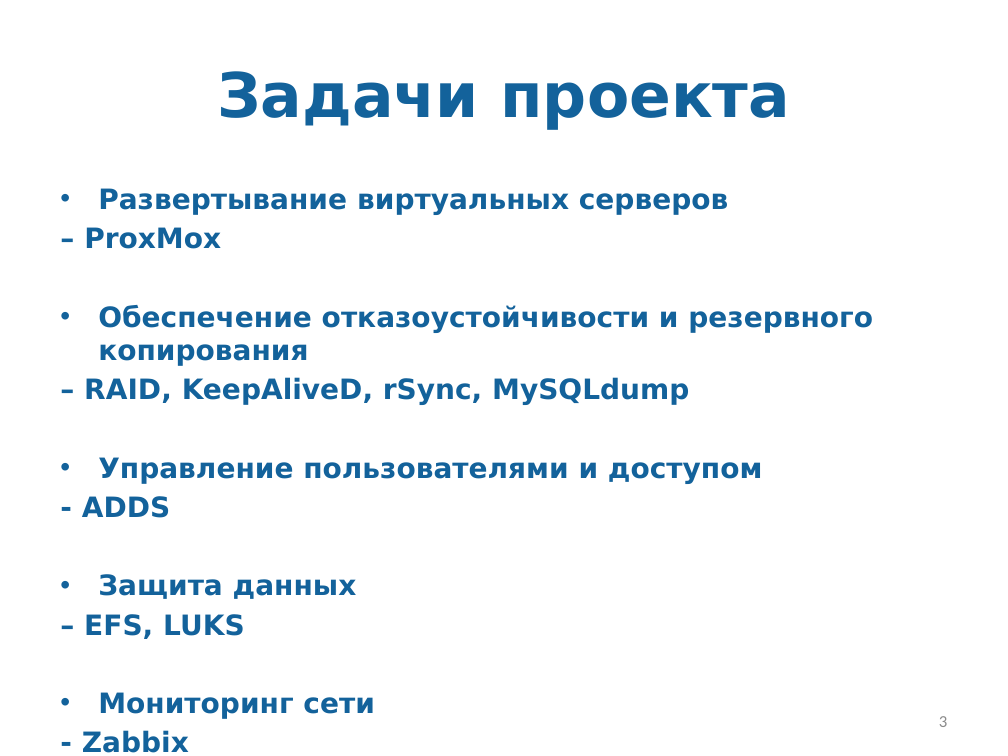
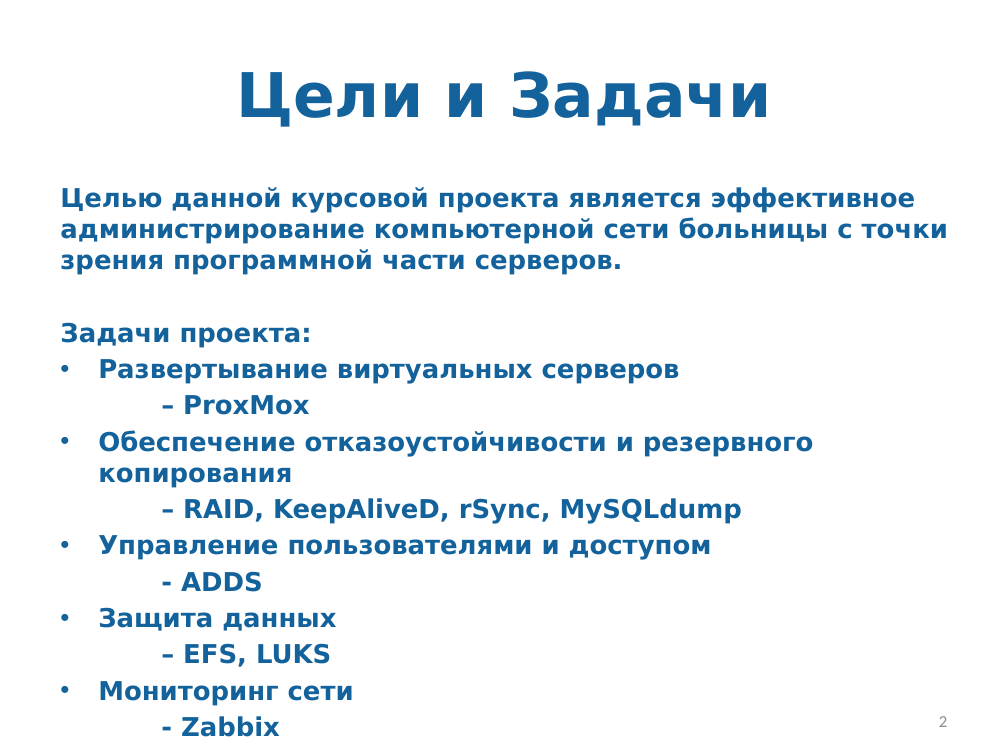
Before and after one commit to Sem5075/Course2025, a slide deck: slide 2 of Презентация.pptx (slide 3 before the commit). Drawn at 1008x756 pixels with LibreOffice and Linux fonts; fonts in the diff are those of the drawing. Boxes give left, top, right and bottom in pixels: in the first picture for what was removed or moved away, otherwise in the second. Text is boxed around its words. In the diff, an @@ line names an element or a change of style, - is before the commit and + after.

```diff
--- a/Презентация.pptx
+++ b/Презентация.pptx
@@ title at <box>236,71,771,127</box>: text changed @@
-Задачи проекта
+Цели и Задачи
@@ text at <box>60,187,948,347</box>: paragraphs added @@
+Целью данной курсовой проекта является эффективное администрирование компьютерной сети больницы с точки зрения программной части серверов.
+Задачи проекта:
@@ text at <box>98,359,814,705</box>: size 20 to 18.5 pt in "Развертывание виртуальных серверов", "– ProxMox", "Обеспечение отказоустойчивости и резервного копирования", "– RAID, KeepAliveD, rSync, MySQLdump" and 6 more places @@
@@ page number at <box>939,716,947,727</box>: text changed @@
-3
+2
```
Also in this commit, not shown: 1 slide removed, 1 other file.
